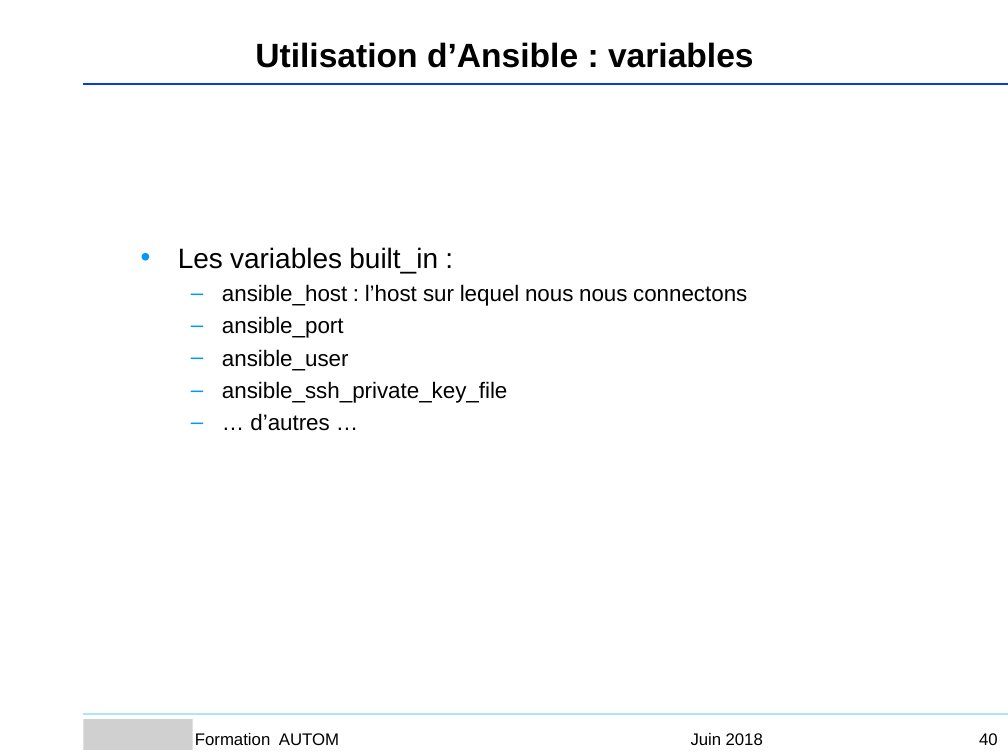
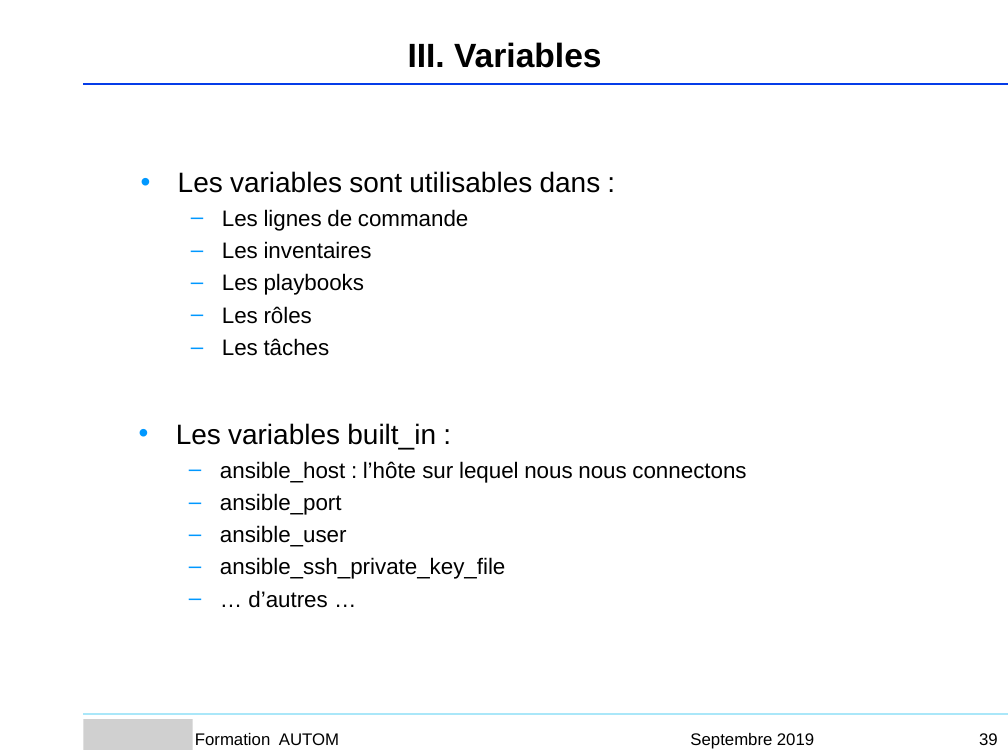
Before and after one commit to Sputnik93/cours_ansible, a slide deck: slide 39 of Ansible_support_cours_AGO.ppt (slide 40 before the commit). Drawn at 1008x756 pixels with LibreOffice and Linux fonts; fonts in the diff are those of the drawing; grey boxes stand for pictures; background and template pictures are left out. Boxes give left, top, right and bottom in pixels: in the first picture for what was removed or moved away, otherwise in the second. Text is boxed around its words. In the diff, an @@ line names an element or a change of style, - is before the commit and + after.

```diff
--- a/Ansible_support_cours_AGO.ppt
+++ b/Ansible_support_cours_AGO.ppt
@@ text at (x1=408, y1=42, x2=602, y2=68): text changed @@
-Utilisation d’Ansible : variables
+III. Variables
@@ text added at (x1=178, y1=171, x2=601, y2=356), 16 pt, text #000000 @@
+• Les variables sont utilisables dans :
+  – Les lignes de commande
+  – Les inventaires
+  – Les playbooks
+  – Les rôles
+  – Les tâches
@@ text "Les variables built_in :" moved from (x1=178, y1=247, x2=747, y2=431) to (x1=176, y1=423, x2=746, y2=608) @@
@@ text at (x1=220, y1=461, x2=746, y2=483): text changed @@
-  – ansible_host : l’host sur lequel nous nous connectons
+  – ansible_host : l’hôte sur lequel nous nous connectons
@@ text added at (x1=690, y1=733, x2=814, y2=749), 12 pt, text #000000 @@
+Septembre 2019
@@ text removed at (x1=691, y1=733, x2=763, y2=745) @@
-Juin 2018
@@ page number at (x1=979, y1=733, x2=998, y2=745): text changed @@
-40
+39
```
Also in this commit, not shown: 4 other slides changed, 5 slides added, 12 slides removed, 1 other file.
